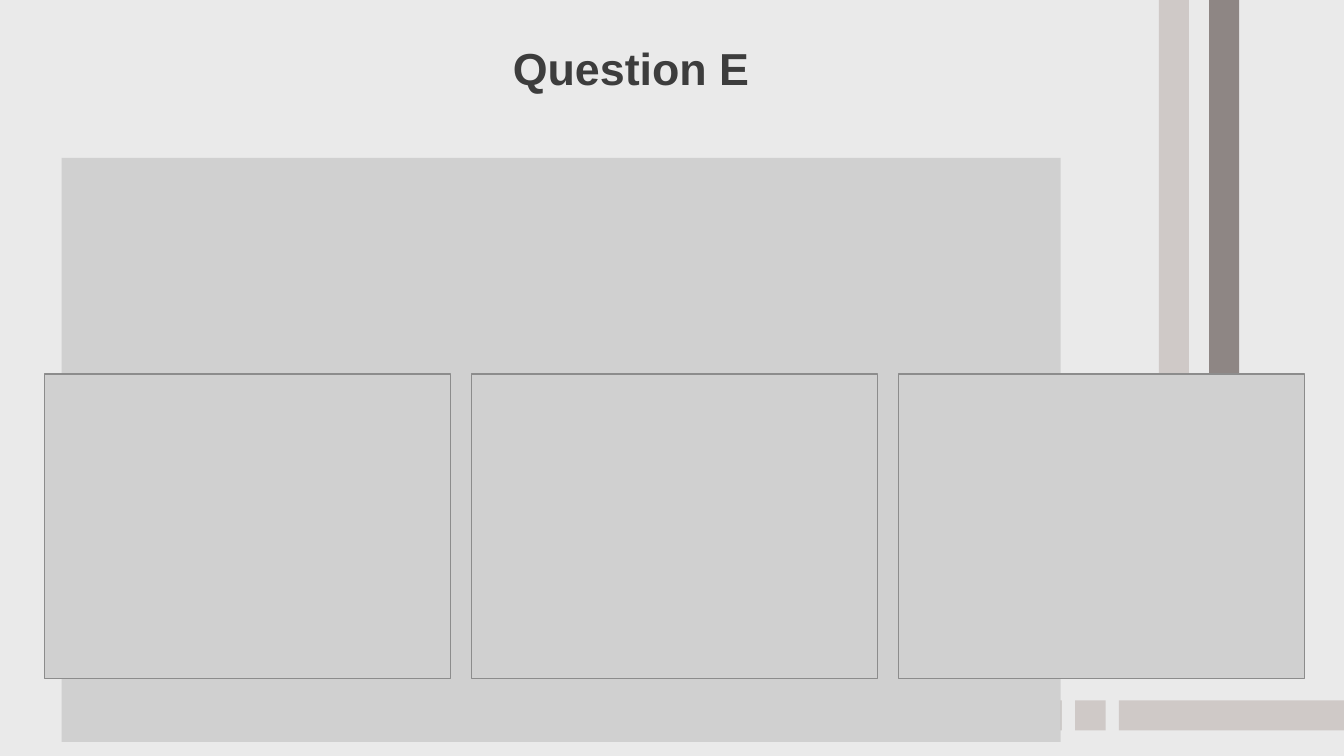
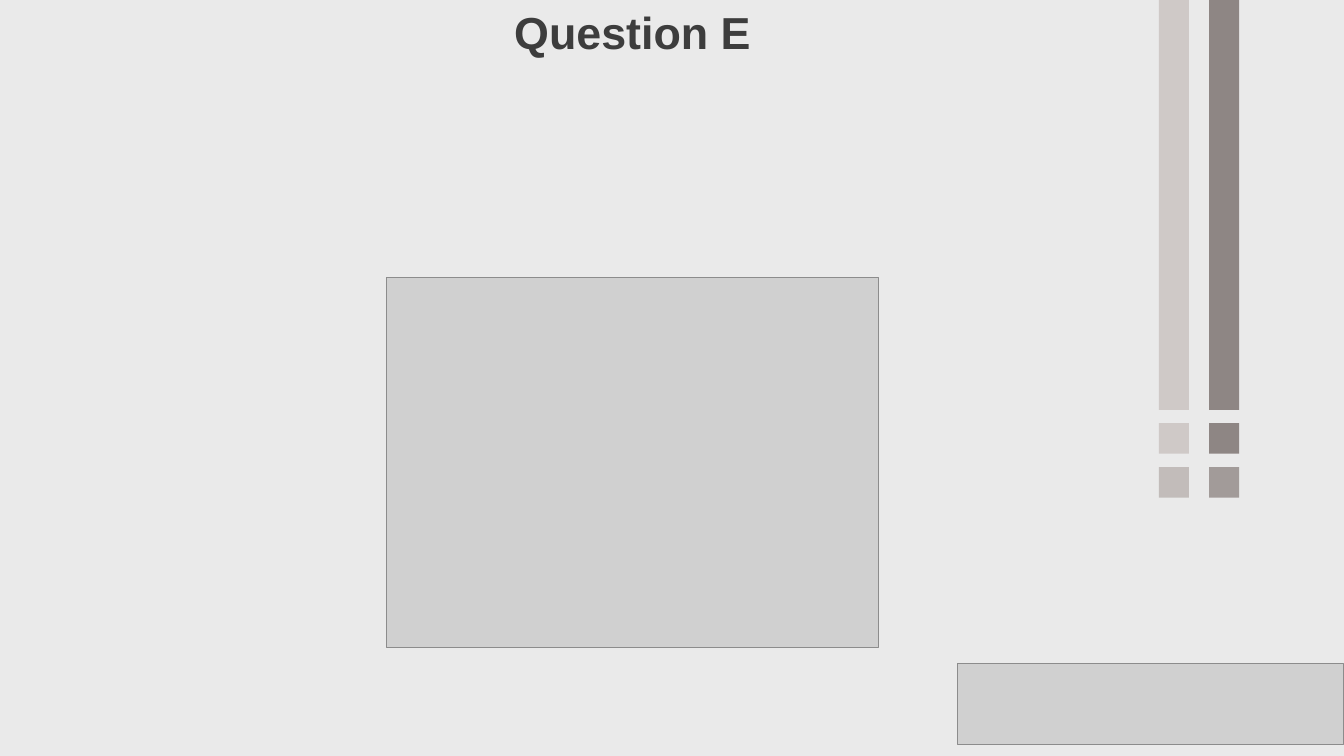
Before and after one commit to CameliaOuamara/Devoir1_Verification_de_code, a slide deck: slide 8 of doc/PPT_Devoir1.pptx (slide 9 before the commit). Drawn at 1344x756 pixels with LibreOffice and Linux fonts; fonts in the diff are those of the drawing; grey boxes stand for pictures; background and template pictures are left out. Boxes give left, top, right and bottom in pixels: in the first picture for what was removed or moved away, otherwise in the second. Text is boxed around its words. In the diff, an @@ line names an element or a change of style, - is before the commit and + after.

```diff
--- a/doc/PPT_Devoir1.pptx
+++ b/doc/PPT_Devoir1.pptx
@@ text "Question E": place and size @@
-text "Question E" at (513,52,749,94)
+text "Question E" at (514,16,751,58)
@@ picture removed at (62,158,1061,742) @@
@@ picture: place and size @@
-picture at (472,374,878,679)
+picture at (386,278,878,647)
@@ picture removed at (44,374,451,679) @@
@@ picture removed at (899,374,1306,679) @@
@@ rectangle at (1158,423,1189,454): rotation 180 to 90 degrees @@
@@ rectangle added at (1209,423,1239,454), fill #8E8684 @@
@@ rectangle at (1158,468,1189,498): rotation 180 to 90 degrees @@
@@ rectangle added at (1209,468,1239,498), fill #A29B99 @@
@@ picture added at (958,663,1344,744) @@
```
Also in this commit, not shown: 5 other slides changed, 1 slide removed, 2 other files.
